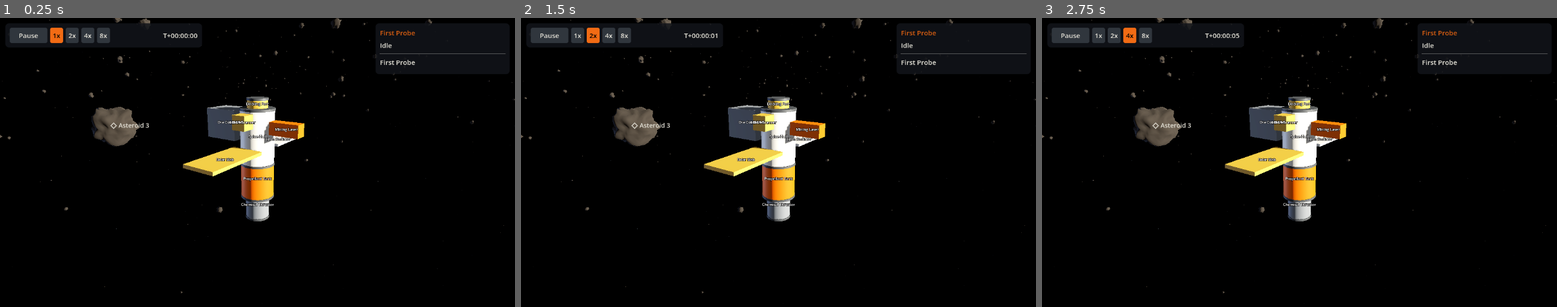
Above: before the commit, frames 1-3 (left to right).
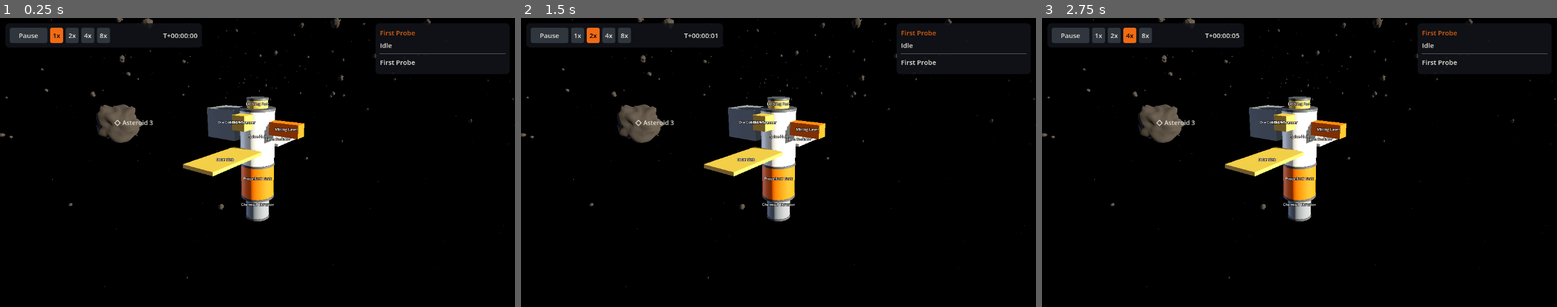
Above: after the commit, the same moments.

Repository: Tunje/spacejunk
Game: Godot game, scene res://client/main.tscn
Same seed, same stepped clock (60 frames per second), same inputs: the game is played once before the commit and once after it.
Inputs:
- Up to frame 1 (0.25 s): no input
- Up to frame 2 (1.5 s): click "1x" at 0.5 s; click "2x" at 1.25 s
- Up to frame 3 (2.75 s): click "4x" at 2 s

The runs differ from the first frame. In frame 1, 0.8% of the frame differs, in the area x 0-100%, y 0-96%; in frame 2, 0.8%; in frame 3, 0.8%.

Commit message:
Match stand-off and at_target rules, ease docking jumps
The stub now follows networks section 6: 150 m stand-off, at_target set only
by arrival, docked units on the host position, undock along +X. Dock and
undock ease across those position jumps in the client. Tints are hex strings.

Co-Authored-By: Claude Opus 5.5 <noreply@anthropic.com>

Diff:
--- a/client/stub/data/modules.json
+++ b/client/stub/data/modules.json
@@ -15,7 +15,7 @@
       { "id": "sensor", "type": "side", "size": "medium", "pos_mm": [0, 3300, 1250], "facing": "+z", "up": "+y", "load_limit_kg": 500 }
     ],
     "collision": { "shape": "cylinder", "center_mm": [0, 2000, 0], "size_mm": [2500, 4000, 2500] },
-    "visual": { "model": "stub_hull", "tint": "white" }
+    "visual": { "model": "stub_hull", "tint": "#e8e6db" }
   },
   {
     "id": "stub_tank", "name": "Propellant Tank", "mass_kg": 600, "volume_m3": 12, "power_kw": 0, "heat_kw": 0,
@@ -27,7 +27,7 @@
       { "id": "bottom", "type": "stack", "size": "medium", "pos_mm": [0, -2600, 0], "facing": "-y", "up": "+z", "load_limit_kg": 3000 }
     ],
     "collision": { "shape": "cylinder", "center_mm": [0, -1300, 0], "size_mm": [2500, 2600, 2500] },
-    "visual": { "model": "stub_tank", "tint": "orange" }
+    "visual": { "model": "stub_tank", "tint": "#f26b14" }
   },
   {
     "id": "stub_thruster", "name": "Chemical Thruster", "mass_kg": 500, "volume_m3": 3, "power_kw": 5, "heat_kw": 4,
@@ -38,7 +38,7 @@
       { "id": "mount", "type": "stack", "size": "medium", "pos_mm": [0, 0, 0], "facing": "+y", "up": "+z", "load_limit_kg": 3000 }
     ],
     "collision": { "shape": "cylinder", "center_mm": [0, -900, 0], "size_mm": [1800, 1800, 1800] },
-    "visual": { "model": "stub_thruster", "tint": "grey" }
+    "visual": { "model": "stub_thruster", "tint": "#7a8085" }
   },
   {
     "id": "stub_port", "name": "Docking Port", "mass_kg": 150, "volume_m3": 1, "power_kw": 1, "heat_kw": 0,
@@ -50,7 +50,7 @@
       { "id": "dock", "type": "dock", "size": "small", "pos_mm": [0, 700, 0], "facing": "+y", "up": "+z", "load_limit_kg": 2000 }
     ],
     "collision": { "shape": "cylinder", "center_mm": [0, 350, 0], "size_mm": [1500, 700, 1500] },
-    "visual": { "model": "stub_port", "tint": "gold" }
+    "visual": { "model": "stub_port", "tint": "#d4a640" }
   },
   {
     "id": "stub_laser", "name": "Mining Laser", "mass_kg": 400, "volume_m3": 2, "power_kw": 150, "heat_kw": 120,
@@ -61,7 +61,7 @@
       { "id": "mount", "type": "side", "size": "medium", "pos_mm": [0, 0, 0], "facing": "-x", "up": "+y", "load_limit_kg": 1000 }
     ],
     "collision": { "shape": "box", "center_mm": [1100, 0, 0], "size_mm": [2200, 900, 900] },
-    "visual": { "model": "stub_laser", "tint": "orange" }
+    "visual": { "model": "stub_laser", "tint": "#f26b14" }
   },
   {
     "id": "stub_lidar", "name": "LIDAR Scanner", "mass_kg": 80, "volume_m3": 1, "power_kw": 10, "heat_kw": 6,
@@ -72,7 +72,7 @@
       { "id": "mount", "type": "side", "size": "medium", "pos_mm": [0, 0, 0], "facing": "-z", "up": "+y", "load_limit_kg": 500 }
     ],
     "collision": { "shape": "box", "center_mm": [0, 0, 500], "size_mm": [1000, 1000, 1000] },
-    "visual": { "model": "stub_lidar", "tint": "gold" }
+    "visual": { "model": "stub_lidar", "tint": "#d4a640" }
   },
   {
     "id": "stub_solar", "name": "Solar Slab", "mass_kg": 220, "volume_m3": 4, "power_kw": 0, "heat_kw": 0,
@@ -83,7 +83,7 @@
       { "id": "mount", "type": "side", "size": "medium", "pos_mm": [0, 0, 0], "facing": "-z", "up": "+y", "load_limit_kg": 500 }
     ],
     "collision": { "shape": "box", "center_mm": [0, 0, 2400], "size_mm": [2400, 240, 4800] },
-    "visual": { "model": "stub_solar", "tint": "gold" }
+    "visual": { "model": "stub_solar", "tint": "#d4a640" }
   },
   {
     "id": "stub_radiator", "name": "Heat Radiator", "mass_kg": 260, "volume_m3": 3, "power_kw": 0, "heat_kw": 0,
@@ -94,7 +94,7 @@
       { "id": "mount", "type": "side", "size": "medium", "pos_mm": [0, 0, 0], "facing": "-z", "up": "+y", "load_limit_kg": 500 }
     ],
     "collision": { "shape": "box", "center_mm": [0, 0, 1800], "size_mm": [2000, 200, 3600] },
-    "visual": { "model": "stub_radiator", "tint": "white" }
+    "visual": { "model": "stub_radiator", "tint": "#e8e6db" }
   },
   {
     "id": "stub_container", "name": "Ore Container", "mass_kg": 700, "volume_m3": 14, "power_kw": 0, "heat_kw": 0,
@@ -105,7 +105,7 @@
       { "id": "mount", "type": "side", "size": "medium", "pos_mm": [0, 0, 0], "facing": "+x", "up": "+y", "load_limit_kg": 9000 }
     ],
     "collision": { "shape": "box", "center_mm": [-1300, 0, 0], "size_mm": [2600, 2200, 2200] },
-    "visual": { "model": "stub_container", "tint": "grey" }
+    "visual": { "model": "stub_container", "tint": "#7a8085" }
   },
   {
     "id": "stub_hub", "name": "Command Hub", "mass_kg": 12000, "volume_m3": 180, "power_kw": 20, "heat_kw": 8,
@@ -120,7 +120,7 @@
       { "id": "side_nx", "type": "side", "size": "large", "pos_mm": [-3500, 0, 0], "facing": "-x", "up": "+y", "load_limit_kg": 90000 }
     ],
     "collision": { "shape": "cylinder", "center_mm": [0, 0, 0], "size_mm": [7000, 6000, 7000] },
-    "visual": { "model": "stub_hub", "tint": "white" }
+    "visual": { "model": "stub_hub", "tint": "#e8e6db" }
   },
   {
     "id": "stub_refinery", "name": "Ore Refinery", "mass_kg": 9000, "volume_m3": 120, "power_kw": 400, "heat_kw": 300,
@@ -132,7 +132,7 @@
       { "id": "end", "type": "stack", "size": "large", "pos_mm": [0, 8000, 0], "facing": "+y", "up": "+z", "load_limit_kg": 60000 }
     ],
     "collision": { "shape": "cylinder", "center_mm": [0, 4000, 0], "size_mm": [6000, 8000, 6000] },
-    "visual": { "model": "stub_refinery", "tint": "orange" }
+    "visual": { "model": "stub_refinery", "tint": "#f26b14" }
   },
   {
     "id": "stub_storage", "name": "Ore Storage", "mass_kg": 6000, "volume_m3": 300, "power_kw": 5, "heat_kw": 1,
@@ -144,7 +144,7 @@
       { "id": "end", "type": "stack", "size": "medium", "pos_mm": [0, -9000, 0], "facing": "-y", "up": "+z", "load_limit_kg": 8000 }
     ],
     "collision": { "shape": "cylinder", "center_mm": [0, -4500, 0], "size_mm": [6000, 9000, 6000] },
-    "visual": { "model": "stub_storage", "tint": "grey" }
+    "visual": { "model": "stub_storage", "tint": "#7a8085" }
   },
   {
     "id": "stub_solar_farm", "name": "Solar Farm", "mass_kg": 4000, "volume_m3": 60, "power_kw": 0, "heat_kw": 0,
@@ -155,7 +155,7 @@
       { "id": "mount", "type": "side", "size": "large", "pos_mm": [0, 0, 0], "facing": "+x", "up": "+y", "load_limit_kg": 90000 }
     ],
     "collision": { "shape": "box", "center_mm": [-7000, 0, 0], "size_mm": [14000, 400, 9000] },
-    "visual": { "model": "stub_solar_farm", "tint": "gold" }
+    "visual": { "model": "stub_solar_farm", "tint": "#d4a640" }
   },
   {
     "id": "stub_station_port", "name": "Station Dock", "mass_kg": 800, "volume_m3": 8, "power_kw": 2, "heat_kw": 0,
@@ -167,6 +167,6 @@
       { "id": "dock", "type": "dock", "size": "small", "pos_mm": [2400, 0, 0], "facing": "+x", "up": "+y", "load_limit_kg": 40000 }
     ],
     "collision": { "shape": "box", "center_mm": [1200, 0, 0], "size_mm": [2400, 3000, 3000] },
-    "visual": { "model": "stub_station_port", "tint": "gold" }
+    "visual": { "model": "stub_station_port", "tint": "#d4a640" }
   }
 ]
--- a/client/stub/data/scenario.json
+++ b/client/stub/data/scenario.json
@@ -25,7 +25,7 @@
       ] }
     },
     {
-      "def": "stub_probe", "kind": "ship", "name": "First Probe", "pos_mm": [120000, 16000, -60000],
+      "def": "stub_probe", "kind": "ship", "name": "First Probe", "pos_mm": [150000, 0, 0], "at": "Foothold",
       "inventory": { "propellant": 1800000 },
       "parts": { "def": "stub_hull", "children": [
         { "def": "stub_port", "parent_connector": "top", "connector": "mount", "children": [] },
--- a/client/stub/stub_sim.gd
+++ b/client/stub/stub_sim.gd
@@ -10,9 +10,7 @@
 const SAVE_PREFIX := "stub-save:"
 const EVENT_LIMIT := 4096
 
-const STANDOFF_MM := 60000
-const DOCK_RANGE_MM := 200000
-const AT_BODY_MM := 150000
+const STANDOFF_MM := 150000
 
 static var _last_error := ""
 
@@ -220,13 +218,20 @@
 		var id := _next_id(state)
 		state["units"][id] = {
 			"id": id, "def": entry["def"], "kind": entry["kind"], "name": entry["name"],
-			"pos_mm": entry["pos_mm"], "core": 0, "core_tier": 0, "task": 0,
+			"pos_mm": entry["pos_mm"], "at_target": _unit_named(state, entry.get("at", "")), "core": 0, "core_tier": 0, "task": 0,
 			"cycle_task": 0, "last_cycle": [],
 			"op": _idle_op(), "route": {}, "dock": {},
 			"parts": _build_part(state, module_defs, entry["parts"]),
 			"inventory": entry["inventory"],
 		}
 	return state
+
+
+static func _unit_named(state: Dictionary, unit_name: String) -> int:
+	for id: int in state["units"]:
+		if state["units"][id]["name"] == unit_name:
+			return id
+	return 0
 
 
 static func _build_part(state: Dictionary, module_defs: Dictionary, entry: Dictionary) -> Dictionary:
@@ -369,10 +374,10 @@
 	return maxi(0, mini(by_mass, by_volume))
 
 
-# --- Geometry (integer only; distances here are Chebyshev, which suits a stub) ---
+# --- Geometry ---
 
 func _distance_mm(a: Array, b: Array) -> int:
-	return maxi(maxi(absi(a[0] - b[0]), absi(a[1] - b[1])), absi(a[2] - b[2]))
+	return IntMath.dist(a, b)
 
 
 func _target_pos(target: int) -> Array:
@@ -467,15 +472,12 @@
 		return _result("docked")
 	if not _state["bodies"].has(target) or _state["bodies"][target]["kind"] != "asteroid":
 		return _result("invalid_target")
-	return _at_body(unit, target)
-
-
-func _at_body(unit: Dictionary, body: int) -> Dictionary:
-	var reach := _target_radius(body) + AT_BODY_MM
-	var gap := _distance_mm(unit["pos_mm"], _target_pos(body))
-	if gap > reach:
-		return _result("out_of_range", { "need_mm": reach, "have_mm": gap })
-	return _result()
+	return _at(unit, target)
+
+
+## "At" is what arrival recorded, never geometry (networks section 6).
+func _at(unit: Dictionary, target: int) -> Dictionary:
+	return _result() if unit["at_target"] == target else _result("out_of_range")
 
 
 func _validate_dock(unit: Dictionary, args: Dictionary) -> Dictionary:
@@ -487,9 +489,9 @@
 		return _result("invalid_target")
 	if _dock_connector(port).is_empty() or _dock_connector(_find_part(owner, args["target_port"])).is_empty():
 		return _result("invalid_target")
-	var gap := _distance_mm(unit["pos_mm"], owner["pos_mm"])
-	if gap > DOCK_RANGE_MM:
-		return _result("out_of_range", { "need_mm": DOCK_RANGE_MM, "have_mm": gap })
+	var placement := _at(unit, owner["id"])
+	if not placement["ok"]:
+		return placement
 	for id: int in _state["units"]:
 		if _state["units"][id]["dock"].get("target_port", 0) == args["target_port"]:
 			return _result("connector_occupied")
@@ -505,7 +507,7 @@
 		return _result("module_missing")
 	if not unit["dock"].is_empty():
 		return _result("docked")
-	var placement := _at_body(unit, _state["deposits"][deposit]["body"])
+	var placement := _at(unit, _state["deposits"][deposit]["body"])
 	if not placement["ok"]:
 		return placement
 	if _space_left_g(unit, _state["deposits"][deposit]["item"]) <= 0:
@@ -558,6 +560,7 @@
 			_find_part(unit, args["module"])["priority"] = args["priority"]
 		"move_to":
 			_begin(unit, command, "moving", args["target"], 0, _travel_ticks(unit, args["target"]))
+			unit["at_target"] = 0
 			unit["route"] = {
 				"target": args["target"], "from_mm": unit["pos_mm"].duplicate(),
 				"to_mm": _arrival_point(unit["pos_mm"], args["target"]), "eta_tick": unit["op"]["end_tick"],
@@ -630,6 +633,7 @@
 		unit["pos_mm"][axis] = route["from_mm"][axis] + span * mini(done, total) / total
 	if done >= total:
 		var target: int = route["target"]
+		unit["at_target"] = target
 		_end_task(unit, "task_finished")
 		_emit("arrived", unit["id"], { "target": target })
 
@@ -661,11 +665,14 @@
 		"docking":
 			var owner := _unit_of_part(op["target"])
 			unit["dock"] = { "port": op["part"], "target_unit": owner["id"], "target_port": op["target"] }
+			unit["pos_mm"] = owner["pos_mm"].duplicate()
 			_end_task(unit, "task_finished")
 			_emit("docked", unit["id"], { "target": owner["id"] })
 		"undocking":
 			var target: int = unit["dock"]["target_unit"]
 			unit["dock"] = {}
+			var host: Array = _state["units"][target]["pos_mm"]
+			unit["pos_mm"] = [host[0] + STANDOFF_MM, host[1], host[2]]
 			_end_task(unit, "task_finished")
 			_emit("undocked", unit["id"], { "target": target })
 
--- a/client/view/craft_node.gd
+++ b/client/view/craft_node.gd
@@ -2,12 +2,6 @@
 ## One unit drawn as labelled placeholder parts built from `collision` data.
 ## Models replace the meshes later; layout and selection stay data-driven.
 
-const TINTS: Dictionary = {
-	"white": ClientTheme.OFF_WHITE,
-	"grey": ClientTheme.MID_GREY,
-	"orange": ClientTheme.ORANGE,
-	"gold": ClientTheme.GOLD,
-}
 const LABEL_RANGE_M := 60.0
 const FLANGE_M := 0.16
 
@@ -17,6 +11,10 @@
 var fit_radius_m := 10.0
 var heading := Quaternion.IDENTITY
 var dock_blend := 0.0
+## Where a docking approach began, in the host's frame.
+var dock_start := Transform3D.IDENTITY
+## The last docked transform, which an undock eases away from.
+var undock_from := Transform3D.IDENTITY
 
 var _materials: Dictionary = {}
 
@@ -26,6 +24,12 @@
 	for child: Dictionary in root["children"]:
 		ids.append(signature_of(child))
 	return str(ids)
+
+
+## Display colour from `visual.tint`, a hex string. The simulation never reads it.
+static func tint_of(visual: Dictionary) -> Color:
+	var tint: String = visual.get("tint", "")
+	return Color.html(tint) if Color.html_is_valid(tint) else ClientTheme.OFF_WHITE
 
 
 func build(id: int, root: Dictionary, modules: Dictionary) -> void:
@@ -62,7 +66,7 @@
 	add_child(body)
 
 	var material := StandardMaterial3D.new()
-	material.albedo_color = TINTS.get(module["visual"].get("tint", "white"), ClientTheme.OFF_WHITE)
+	material.albedo_color = CraftNode.tint_of(module["visual"])
 	material.metallic = 0.25
 	material.roughness = 0.55
 	_materials[part["id"]] = material
--- a/client/view/local_view.gd
+++ b/client/view/local_view.gd
@@ -209,10 +209,18 @@
 			craft.heading = craft.heading.slerp(CraftLayout.heading_towards(aim), 1.0 - exp(-HEADING_RATE * delta))
 	var free := Transform3D(Basis(craft.heading), relative)
 	var docked := _docked_transform(craft, unit)
+	var is_docked: bool = not unit["dock"].is_empty()
+	if is_docked and craft.dock_blend == 0.0:
+		craft.dock_start = crafts[unit["dock"]["target_unit"]].transform.affine_inverse() * craft.transform
 	var step := delta / DOCK_BLEND_SECONDS
-	craft.dock_blend = move_toward(craft.dock_blend, 0.0 if unit["dock"].is_empty() else 1.0, step)
-	if craft.dock_blend > 0.0 and docked != Transform3D.IDENTITY:
-		craft.transform = free.interpolate_with(docked, smoothstep(0.0, 1.0, craft.dock_blend))
+	var was_blending := craft.dock_blend > 0.0
+	craft.dock_blend = move_toward(craft.dock_blend, 1.0 if is_docked else 0.0, step)
+	if is_docked:
+		var start: Transform3D = crafts[unit["dock"]["target_unit"]].transform * craft.dock_start
+		craft.transform = start.interpolate_with(docked, smoothstep(0.0, 1.0, craft.dock_blend))
+		craft.undock_from = docked
+	elif was_blending:
+		craft.transform = free.interpolate_with(craft.undock_from, smoothstep(0.0, 1.0, craft.dock_blend))
 	else:
 		craft.transform = free
 
--- a/tests/client/test_local_view.gd
+++ b/tests/client/test_local_view.gd
@@ -206,6 +206,44 @@
 	assert_almost_eq(host_point.distance_to(own_point), 0.0, 0.01)
 
 
+func test_docking_eases_in_without_snapping_to_the_host_position() -> void:
+	view.select("unit", station, 0)
+	assert_true(panel.press("Dock"))
+	_run_ticks(21)
+	var undocked_gap := 150.0
+	var host: CraftNode = view.crafts[station]
+	var craft: CraftNode = view.crafts[ship]
+	craft.dock_blend = 0.0
+	craft.dock_start = host.transform.affine_inverse() * Transform3D(Basis.IDENTITY, host.position + Vector3(undocked_gap, 0, 0))
+	craft.dock_blend = 0.01
+	view.refresh(0.0)
+	assert_gt(craft.position.distance_to(host.position), 140.0, "still out at the stand-off as the blend starts")
+
+
+func test_undock_eases_away_and_settles_on_the_sim_position() -> void:
+	view.select("unit", station, 0)
+	assert_true(panel.press("Dock"))
+	_run_ticks(28)
+	for i in range(80):
+		view.refresh(0.016)
+	var docked_at: Vector3 = view.crafts[ship].position
+	assert_true(panel.press("Undock"))
+	_run_ticks(28)
+	view.refresh(0.0)
+	assert_lt(view.crafts[ship].position.distance_to(docked_at), 1.0, "no jump on the undock tick")
+	for i in range(80):
+		view.refresh(0.016)
+	assert_almost_eq(view.crafts[ship].dock_blend, 0.0, 0.001)
+	var expected: Vector3 = view.crafts[station].position + Vector3(150, 0, 0)
+	assert_almost_eq(view.crafts[ship].position.distance_to(expected), 0.0, 0.01)
+
+
+func test_tint_comes_from_the_hex_string() -> void:
+	assert_eq(CraftNode.tint_of({ "tint": "#ff0000" }), Color.RED)
+	assert_eq(CraftNode.tint_of({}), ClientTheme.OFF_WHITE)
+	assert_eq(CraftNode.tint_of({ "tint": "not a colour" }), ClientTheme.OFF_WHITE)
+
+
 func test_panel_offers_orders_for_an_asteroid_and_greys_invalid_ones() -> void:
 	view.select("body", rock, 0)
 	assert_not_null(panel.button_for("Move to"))
--- a/tests/client/test_stub_sim.gd
+++ b/tests/client/test_stub_sim.gd
@@ -93,6 +93,7 @@
 	assert_eq(arrived["op"]["type"], "idle")
 	assert_true(arrived["route"].is_empty())
 	assert_eq(arrived["pos_mm"], moving["route"]["to_mm"])
+	assert_eq(arrived["at_target"], rock)
 	var types := _event_types()
 	assert_has(types, "task_started")
 	assert_has(types, "task_finished")
@@ -141,7 +142,6 @@
 func test_scan_away_from_the_body_is_rejected_with_numbers() -> void:
 	var result := sim.check({ "type": "scan", "unit": ship, "args": { "target": rock } })
 	assert_eq(result["reason"], "out_of_range")
-	assert_true(result["detail"].has("need_mm"))
 
 
 func test_station_has_no_thruster() -> void:
@@ -149,7 +149,7 @@
 	assert_eq(result["reason"], "module_missing")
 
 
-func test_mining_out_of_range_is_rejected_with_numbers() -> void:
+func test_mining_away_from_the_body_is_rejected() -> void:
 	_fly_to(rock)
 	_order("scan", { "target": rock })
 	sim.step(SCAN_TICKS + 1)
@@ -159,7 +159,36 @@
 	var args := { "deposit": view["deposits"].keys()[0], "module": laser }
 	var result := sim.check({ "type": "start_mining", "unit": ship, "args": args })
 	assert_eq(result["reason"], "out_of_range")
-	assert_true(result["detail"].has("need_mm"))
+
+
+func test_route_stops_at_the_stand_off_from_a_surface() -> void:
+	_fly_to(rock)
+	var view := sim.view()
+	var gap := IntMath.dist(view["units"][ship]["pos_mm"], view["bodies"][rock]["pos_mm"])
+	assert_almost_eq(gap, view["bodies"][rock]["radius_mm"] + StubSim.STANDOFF_MM, 2)
+
+
+func test_route_stops_at_the_stand_off_from_a_unit() -> void:
+	_fly_to(rock)
+	_fly_to(station)
+	var view := sim.view()
+	var gap := IntMath.dist(view["units"][ship]["pos_mm"], view["units"][station]["pos_mm"])
+	assert_almost_eq(gap, StubSim.STANDOFF_MM, 2)
+
+
+func test_starting_a_route_clears_at_target() -> void:
+	assert_eq(sim.view()["units"][ship]["at_target"], station)
+	_order("move_to", { "target": rock })
+	sim.step(1)
+	assert_eq(sim.view()["units"][ship]["at_target"], 0)
+
+
+func test_a_halted_unit_is_at_nothing() -> void:
+	_order("move_to", { "target": rock })
+	sim.step(3)
+	_order("stop")
+	sim.step(1)
+	assert_eq(sim.view()["units"][ship]["at_target"], 0)
 
 
 func test_dock_and_undock_cycle() -> void:
@@ -170,10 +199,14 @@
 	sim.step(DOCK_TICKS + 1)
 	var docked: Dictionary = sim.view()["units"][ship]["dock"]
 	assert_eq(docked, { "port": port, "target_unit": station, "target_port": target_port })
+	assert_eq(sim.view()["units"][ship]["pos_mm"], sim.view()["units"][station]["pos_mm"], "takes the host position")
+	assert_eq(sim.view()["units"][ship]["at_target"], station)
 	assert_eq(sim.check({ "type": "move_to", "unit": ship, "args": { "target": rock } })["reason"], "docked")
 	_order("undock")
 	sim.step(DOCK_TICKS + 1)
 	assert_true(sim.view()["units"][ship]["dock"].is_empty())
+	assert_eq(sim.view()["units"][ship]["pos_mm"], [StubSim.STANDOFF_MM, 0, 0], "leaves along +X")
+	assert_eq(sim.view()["units"][ship]["at_target"], station)
 	var types := _event_types()
 	assert_has(types, "docked")
 	assert_has(types, "undocked")
--- a/tests/client/test_view_shape.gd
+++ b/tests/client/test_view_shape.gd
@@ -4,7 +4,7 @@
 
 const SIM_SCRIPT := "res://sim/kernel/sim.gd"
 const UNIT_FIELDS: Array[String] = [
-	"def", "kind", "name", "pos_mm", "core", "core_tier", "task", "cycle_task", "last_cycle",
+	"def", "kind", "name", "pos_mm", "at_target", "core", "core_tier", "task", "cycle_task", "last_cycle",
 	"op", "route", "dock",
 	"parts", "inventory", "mass_g", "cargo", "fit", "power", "heat",
 ]
